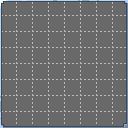
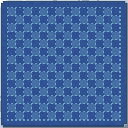
Layer changes from the first 128 x 128 image to the second:
painted on "Background" over (2, 2, 126, 124)
"Layer": opacity 70% → 100%, blend normal → hard light, painted on it over (2, 2, 126, 126)
added layer "Layer #2" (43%) above "Clipboard" over (7, 7, 121, 121)
added layer "Clipboard" above "Layer #1" over (2, 2, 126, 126)
added layer "Layer #1" over (2, 2, 126, 126)
